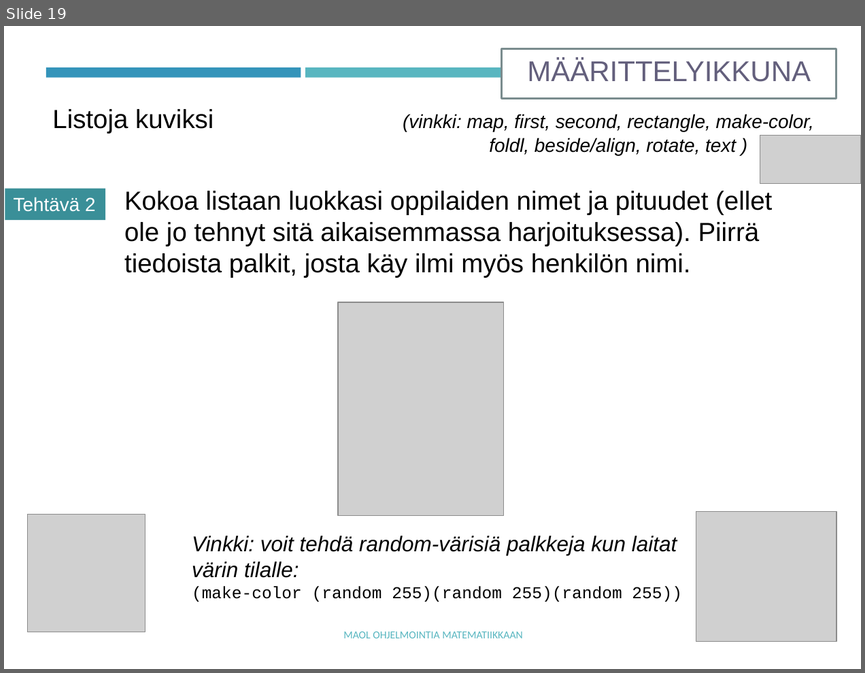
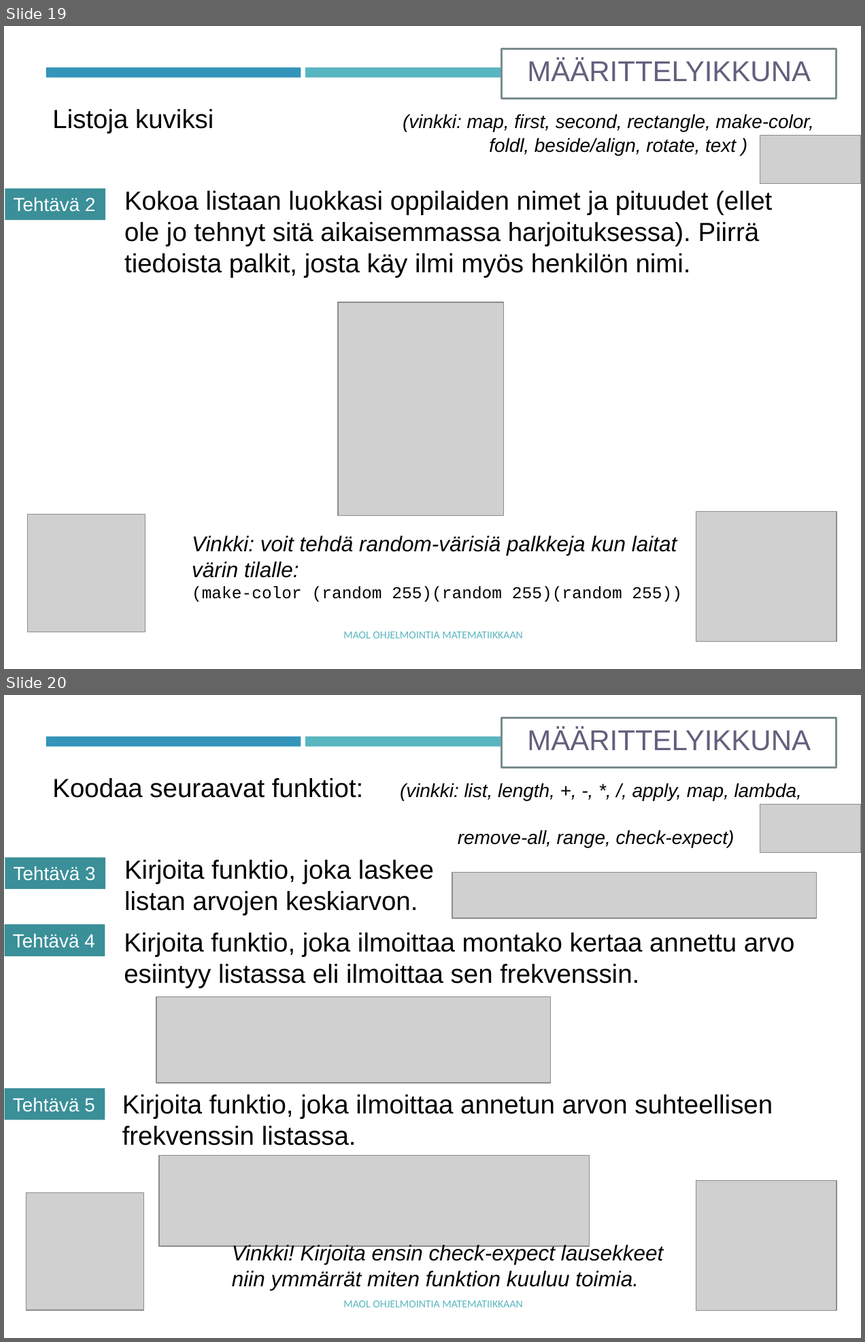
Before and after one commit to tyynetyyne/tyynetyyne.github.io, a slide deck: tehtavat/tiedostot/maol/power_point/Racket-MAOL-9-listat.pptx. Shown one above the other, each under a label of ours: slide 19 before the commit, slides 19 and 20 after it. The pictures are 865x673 and 865x1342 pixels, drawn with LibreOffice and Linux fonts; fonts in the diff are those of the drawing; grey boxes stand for pictures. Boxes give left, top, right and bottom in pixels: in the first picture for what was removed or moved away, otherwise in the second. Text is boxed around its words. In the diff, an @@ line names an element or a change of style, - is before the commit and + after.

```diff
--- a/tehtavat/tiedostot/maol/power_point/Racket-MAOL-9-listat.pptx
+++ b/tehtavat/tiedostot/maol/power_point/Racket-MAOL-9-listat.pptx
@@ slide 20 added at (4, 695, 861, 1338), background #FFFFFF; not listed: 2 template elements that a slide beside it also shows @@
@@ rectangle added at (502, 717, 836, 767), fill #FFFFFF, outline #7A8C8E 1.75 pt, 24 pt, text #635F7C @@
+MÄÄRITTELYIKKUNA
@@ text added at (52, 778, 802, 847), 16 pt, text #000000, italic @@
+Koodaa seuraavat funktiot: (vinkki: list, length, +, -, *, /, apply, map, lambda,
+remove-all, range, check-expect)
@@ picture added at (759, 804, 861, 852) @@
@@ rectangle added at (5, 857, 105, 889), fill #3A8F98, 16 pt, text #FFFFFF @@
+Tehtävä 3
@@ text added at (124, 860, 434, 915), 22 pt, text #000000 @@
+Kirjoita funktio, joka laskee
+listan arvojen keskiarvon.
@@ picture added at (452, 872, 816, 918) @@
@@ rectangle added at (4, 925, 104, 956), fill #3A8F98, 16 pt, text #FFFFFF @@
+Tehtävä 4
@@ text added at (124, 932, 795, 988), 22 pt, text #000000 @@
+Kirjoita funktio, joka ilmoittaa montako kertaa annettu arvo esiintyy listassa eli ilmoittaa sen frekvenssin.
@@ picture added at (156, 997, 551, 1083) @@
@@ rectangle added at (4, 1088, 104, 1120), fill #3A8F98, 16 pt, text #FFFFFF @@
+Tehtävä 5
@@ text added at (122, 1094, 772, 1145), 22 pt, text #000000 @@
+Kirjoita funktio, joka ilmoittaa annetun arvon suhteellisen frekvenssin listassa.
@@ picture added at (159, 1155, 589, 1246) @@
@@ picture added at (696, 1181, 837, 1310) @@
@@ picture added at (26, 1192, 143, 1309) @@
@@ text added at (232, 1243, 663, 1290), 18 pt, text #000000, italic @@
+Vinkki! Kirjoita ensin check-expect lausekkeet niin ymmärrät miten funktion kuuluu toimia.
@@ text added at (343, 1300, 523, 1307), 9 pt, text #58B6C0 @@
+MAOL OHJELMOINTIA MATEMATIIKKAAN
```
Also in this commit, not shown: 1 slide changed, 1 other slide added, 1 other file.
